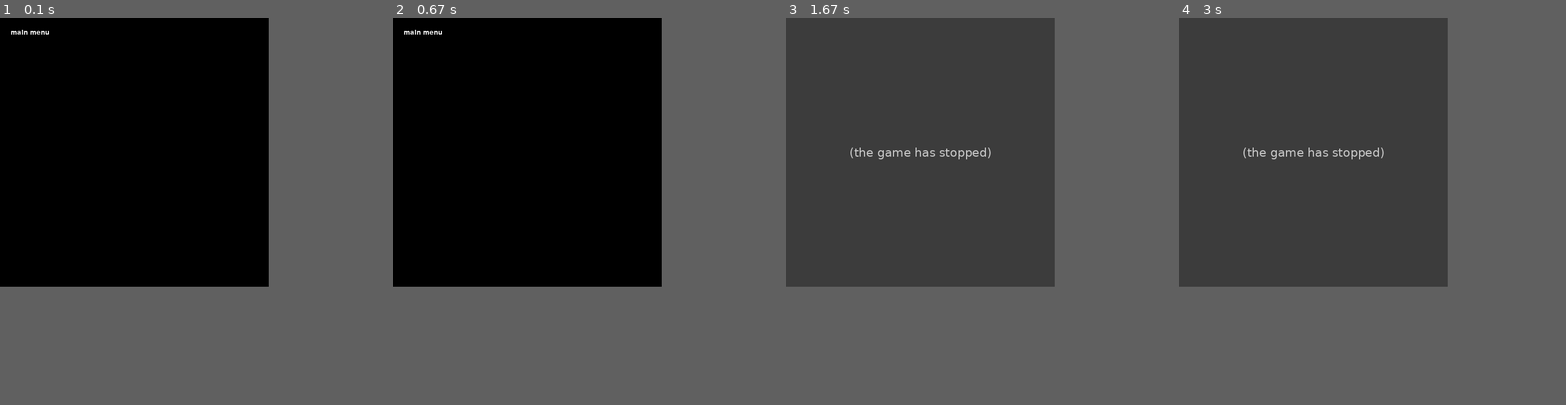
Above: before the commit, frames 1-4 (left to right).
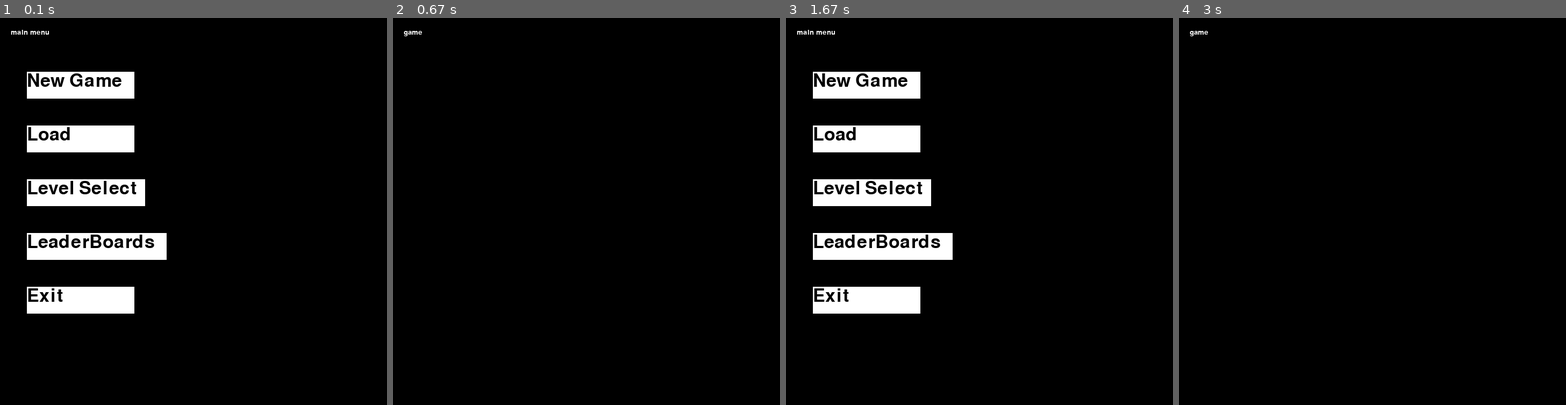
Above: after the commit, the same moments.

Repository: Thornierlemur/JumpMan
Game: pygame game, started from Game.py
The game is run twice, just before and just after one commit, with the same random seed, the same clock (stepped at 60 frames per second) and the same inputs.
Inputs (mouse positions are in pixels of both pictures, inside the frame that each line leads up to):
- Up to frame 1 (0.1 s): no input
- Up to frame 2 (0.67 s): click (474, 83) at 0.38 s, where only the run after the commit has a clickable "New Game"
- Up to frame 3 (1.67 s): hold Esc 0.67-1.13 s; move the mouse to (983, 238) at 0.7 s
- Up to frame 4 (3 s): click "New Game" at 1.97 s; move the mouse to (1279, 134) at 2.35 s; click (1279, 134) at 2.68 s
The window is 500x500 before the commit and 720x720 after it. Grey fills any space a smaller window leaves; there, only what the larger window draws over its background counts as a difference.

The runs differ from the first frame. In frame 1, 9.2% of the frame differs, in the area x 6-44%, y 13-77%; in frame 2, less than 0.1%; in frame 3, 50%, in the area x 0-70%, y 0-77%; in frame 4, 48%.
Before the commit the program exited at 0.67 s; later frames show no game.

Commit message:
Added the menu to the game, no functional pieces yet. (besides the exit button)

Diff:
--- a/Game.py
+++ b/Game.py
@@ -6,9 +6,16 @@
 from pygame.locals import *
 pygame.init()
 pygame.display.set_caption('base case')
-screen = pygame.display.set_mode((500, 500),0,32)
+
+# screen resolution
+res = (720, 720)
+screen = pygame.display.set_mode(res)
 
 font = pygame.font.SysFont(None, 20)
+button_font = pygame.font.SysFont(None, 50)
+
+# click variable to detect when the user clicks a button
+click = False
 
 def draw_text(text, font, color, surface, x, y):
     textobj = font.render(text, 1, color)
@@ -22,17 +29,116 @@
         screen.fill((0,0,0))
         draw_text('main menu', font, (255, 255,255), screen, 20, 20)
 
+        # gets the x and y positions of the mouse and puts them
+        # into our variables mx, my
+        mx, my = pygame.mouse.get_pos()
+
+        # Creation of our buttons
+        # x, y, length, height
+        button_1 = pygame.Rect(50, 100, 200, 50)
+        button_2 = pygame.Rect(50, 200, 200, 50)
+        button_3 = pygame.Rect(50, 300, 220, 50)
+        button_4 = pygame.Rect(50, 400, 260, 50)
+        button_5 = pygame.Rect(50, 500, 200, 50)
+
+        # checking for collisions
+        if button_1.collidepoint((mx, my)):
+            if click:
+                game()
+        if button_2.collidepoint((mx, my)):
+            if click:
+                Load()
+        if button_3.collidepoint((mx, my)):
+            if click:
+                LevelSelect()
+        if button_4.collidepoint((mx, my)):
+            if click:
+                game()
+        if button_5.collidepoint((mx, my)):
+            if click:
+                exit()
+
+        # renders the buttons
+        pygame.draw.rect(screen, (255,255,255), button_1)
+        draw_text("New Game", button_font, (0,0,0), screen, 50, 100)
+
+        pygame.draw.rect(screen, (255,255,255), button_2)
+        draw_text("Load", button_font, (0,0,0), screen, 50, 200)
+
+        pygame.draw.rect(screen, (255,255,255), button_3)
+        draw_text("Level Select", button_font, (0,0,0), screen, 50, 300)
+
+        pygame.draw.rect(screen, (255,255,255), button_4)
+        draw_text("LeaderBoards", button_font, (0,0,0), screen, 50, 400)
+
+        pygame.draw.rect(screen, (255,255,255), button_5)
+        draw_text("Exit", button_font, (0,0,0), screen, 50, 500)
+
+        # must reset the click variable before every event
+        click = False
         for event in pygame.event.get():
-            if event.type == quit:
+            if event.type == QUIT:
                 pygame.quit()
                 sys.exit()
             if event.type == KEYDOWN:
                 if event.key == K_ESCAPE:
                     pygame.quit()
                     sys.exit()
+            # case when the user clicks onto a button
+            if event.type == MOUSEBUTTONDOWN:
+                if event.button == 1:
+                    click = True
+
+            pygame.display.update()
+            mainClock.tick(60) # framerate of the game
+
+def game():
+    running = True
+    while running:
+        screen.fill((0,0,0))
+
+        draw_text('game', font, (255, 255,255), screen, 20, 20)
+
+        for event in pygame.event.get():
+            if event.type == QUIT:
+                pygame.quit()
+                sys.exit()
+            if event.type == KEYDOWN:
+                # if the user presses the 'esc' key the function ends
+                # and returns to wherever the function called it
+                if event.key == K_ESCAPE:
+                    running = False
 
             pygame.display.update()
             mainClock.tick(60)
+
+
+def Load():
+    running = True
+    while running:
+        screen.fill((0,0,0))
+
+        draw_text('Load menu', font, (255, 255,255), screen, 20, 20)
+        for event in pygame.event.get():
+            if event.type == QUIT:
+                pygame.quit()
+                sys.exit()
+            if event.type == KEYDOWN:
+                # if the user presses the 'esc' key the function ends
+                # and returns to wherever the function called it
+                if event.key == K_ESCAPE:
+                    running = False
+
+            pygame.display.update()
+            mainClock.tick(60)
+
+def exit():
+    pygame.quit()
+    sys.exit()
+
+def LevelSelect():
+    pygame.quit()
+    sys.exit()
 
 main_menu()
 
